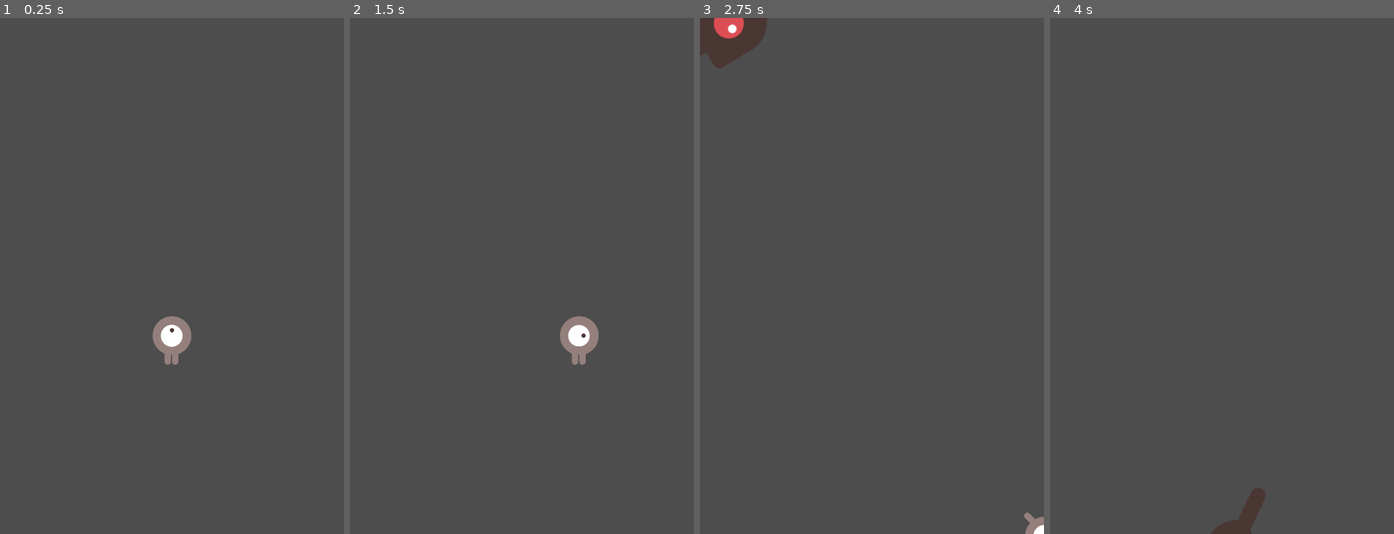
Above: before the commit, frames 1-4 (left to right).
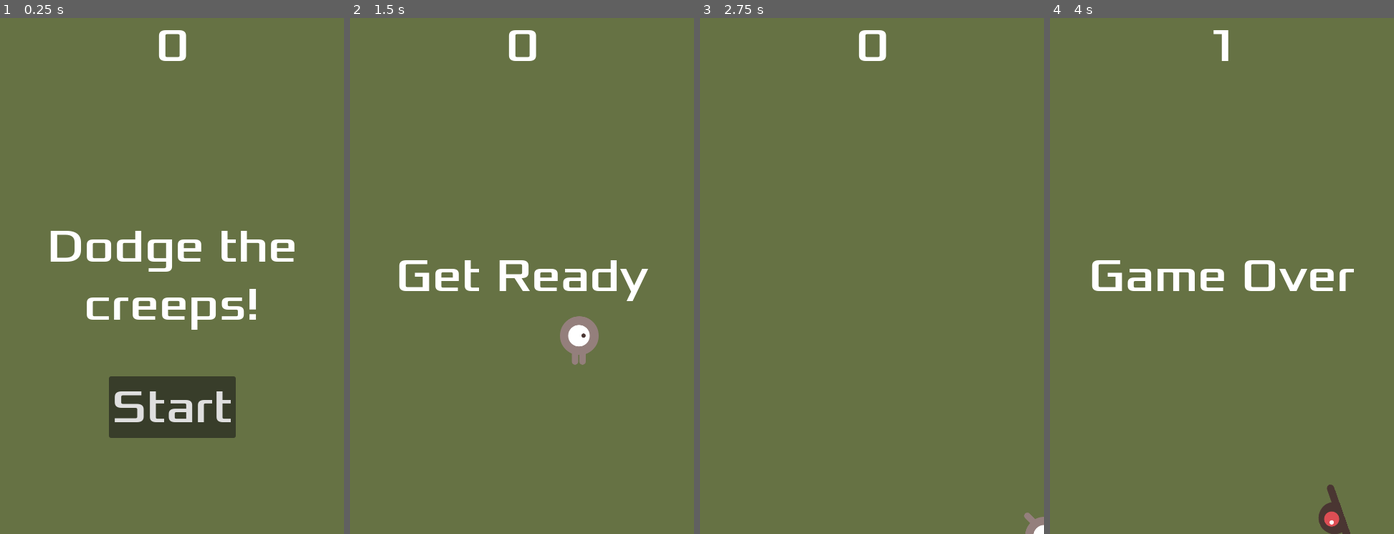
Above: after the commit, the same moments.

Repository: lasagnaphil/snugdc-godot-study
Game: Godot game, scene res://scenes/main.tscn
Same seed, same stepped clock (60 frames per second), same inputs: the game is played once before the commit and once after it.
Inputs (mouse positions are in pixels of both pictures, inside the frame that each line leads up to):
- Up to frame 1 (0.25 s): no input
- Up to frame 2 (1.5 s): click (522, 405) at 0.5 s, where only the run after the commit has a clickable "Start"; tap Enter at 1.25 s; hold Right (move_right) from 1.28 s (still down)
- Up to frame 3 (2.75 s): release Right (move_right) at 2.03 s; hold Down (move_down) from 2.03 s (still down)
- Up to frame 4 (4 s): release Down (move_down) at 2.78 s; hold Right (move_right) 2.78-3.53 s; hold Up (move_up) from 3.53 s (still down)

The runs differ from the first frame. In frame 1, 100% of the frame differs, in the area x 0-100%, y 0-100%; in frame 2, 99%; in frame 3, 100%; in frame 4, 100%.

Commit message:
Finished proj2

Diff:
--- a/proj2/project.godot
+++ b/proj2/project.godot
@@ -43,6 +43,11 @@
 "events": [Object(InputEventKey,"resource_local_to_scene":false,"resource_name":"","device":-1,"window_id":0,"alt_press …(182 unchanged characters)…
 ]
 }
+start_game={
+"deadzone": 0.5,
+"events": [Object(InputEventKey,"resource_local_to_scene":false,"resource_name":"","device":-1,"window_id":0,"alt_pressed":false,"shift_pressed":false,"ctrl_pressed":false,"meta_pressed":false,"pressed":false,"keycode":0,"physical_keycode":4194309,"key_label":0,"unicode":0,"echo":false,"script":null)
+]
+}
 
 [rendering]
 
--- a/proj2/scenes/main.tscn
+++ b/proj2/scenes/main.tscn
@@ -1,8 +1,12 @@
-[gd_scene load_steps=5 format=3 uid="uid://cbiubf3oatp4w"]
+[gd_scene load_steps=11 format=3 uid="uid://cbiubf3oatp4w"]
 
 [ext_resource type="Script" path="res://scripts/main.gd" id="1_cnhxp"]
 [ext_resource type="PackedScene" uid="uid://u78nar5nbb6b" path="res://scenes/player.tscn" id="1_kkpdb"]
 [ext_resource type="PackedScene" uid="uid://cchvqah8wee32" path="res://scenes/mob.tscn" id="2_c0xgp"]
+[ext_resource type="AudioStream" uid="uid://dba2m0nst2rmp" path="res://art/House In a Forest Loop.ogg" id="3_nc10e"]
+[ext_resource type="AudioStream" uid="uid://caoikejdlv6wx" path="res://art/gameover.wav" id="4_ey711"]
+[ext_resource type="FontFile" uid="uid://bat3xhgph5eg5" path="res://fonts/Xolonium-Regular.ttf" id="4_kln8d"]
+[ext_resource type="Script" path="res://scripts/hud.gd" id="4_xvrh7"]
 
 [sub_resource type="Curve2D" id="Curve2D_yocni"]
 _data = {
@@ -10,9 +14,29 @@
 }
 point_count = 5
 
+[sub_resource type="InputEventAction" id="InputEventAction_y7chg"]
+action = &"start_game"
+
+[sub_resource type="Shortcut" id="Shortcut_8klry"]
+events = [SubResource("InputEventAction_y7chg")]
+
 [node name="Main" type="Node"]
 script = ExtResource("1_cnhxp")
 mob_scene = ExtResource("2_c0xgp")
+
+[node name="ColorRect" type="ColorRect" parent="."]
+anchors_preset = 15
+anchor_right = 1.0
+anchor_bottom = 1.0
+grow_horizontal = 2
+grow_vertical = 2
+color = Color(0.4, 0.447059, 0.266667, 1)
+
+[node name="Music" type="AudioStreamPlayer" parent="."]
+stream = ExtResource("3_nc10e")
+
+[node name="DeathSound" type="AudioStreamPlayer" parent="."]
+stream = ExtResource("4_ey711")
 
 [node name="Player" parent="." instance=ExtResource("1_kkpdb")]
 
@@ -35,7 +59,65 @@
 position = Vector2(-2, -1)
 rotation = -0.00415798
 
+[node name="HUD" type="CanvasLayer" parent="."]
+script = ExtResource("4_xvrh7")
+
+[node name="ScoreLabel" type="Label" parent="HUD"]
+anchors_preset = 5
+anchor_left = 0.5
+anchor_right = 0.5
+offset_left = -22.5
+offset_right = 22.5
+offset_bottom = 81.0
+grow_horizontal = 2
+theme_override_fonts/font = ExtResource("4_kln8d")
+theme_override_font_sizes/font_size = 64
+text = "0"
+
+[node name="Message" type="Label" parent="HUD"]
+anchors_preset = 8
+anchor_left = 0.5
+anchor_top = 0.5
+anchor_right = 0.5
+anchor_bottom = 0.5
+offset_left = -174.0
+offset_top = -81.0
+offset_right = 174.0
+offset_bottom = 81.0
+grow_horizontal = 2
+grow_vertical = 2
+theme_override_fonts/font = ExtResource("4_kln8d")
+theme_override_font_sizes/font_size = 64
+text = "Dodge the
+creeps!"
+horizontal_alignment = 1
+vertical_alignment = 1
+
+[node name="StartButton" type="Button" parent="HUD"]
+anchors_preset = 7
+anchor_left = 0.5
+anchor_top = 1.0
+anchor_right = 0.5
+anchor_bottom = 1.0
+offset_left = -88.5
+offset_top = -220.0
+offset_right = 88.5
+offset_bottom = -134.0
+grow_horizontal = 2
+grow_vertical = 0
+theme_override_fonts/font = ExtResource("4_kln8d")
+theme_override_font_sizes/font_size = 64
+shortcut = SubResource("Shortcut_8klry")
+text = "Start"
+
+[node name="MessageTimer" type="Timer" parent="HUD"]
+wait_time = 2.0
+one_shot = true
+
 [connection signal="hit" from="Player" to="." method="_on_player_hit"]
 [connection signal="timeout" from="MobTimer" to="." method="_on_mob_timer_timeout"]
 [connection signal="timeout" from="ScoreTimer" to="." method="_on_score_timer_timeout"]
 [connection signal="timeout" from="StartTimer" to="." method="_on_start_timer_timeout"]
+[connection signal="start_game" from="HUD" to="." method="new_game"]
+[connection signal="pressed" from="HUD/StartButton" to="HUD" method="_on_start_button_pressed"]
+[connection signal="timeout" from="HUD/MessageTimer" to="HUD" method="_on_message_timer_timeout"]
--- a/proj2/scenes/mob.tscn
+++ b/proj2/scenes/mob.tscn
@@ -45,15 +45,16 @@
 }]
 
 [sub_resource type="CapsuleShape2D" id="CapsuleShape2D_h4uby"]
-radius = 48.0
-height = 134.0
+radius = 24.0
+height = 68.0
 
-[node name="RigidBody2D" type="RigidBody2D"]
+[node name="RigidBody2D" type="RigidBody2D" groups=["mobs"]]
 collision_mask = 0
 gravity_scale = 0.0
 script = ExtResource("1_26e5s")
 
 [node name="AnimatedSprite2D" type="AnimatedSprite2D" parent="."]
+scale = Vector2(0.5, 0.5)
 sprite_frames = SubResource("SpriteFrames_c2kkd")
 animation = &"walk"
 
@@ -62,7 +63,7 @@
 shape = SubResource("CapsuleShape2D_h4uby")
 
 [node name="VisibleOnScreenNotifier2D" type="VisibleOnScreenNotifier2D" parent="."]
-position = Vector2(0, 0.499996)
-scale = Vector2(6.7, 4.85)
+position = Vector2(1.90735e-06, 9.53674e-07)
+scale = Vector2(3.4, 2.4)
 
 [connection signal="screen_exited" from="VisibleOnScreenNotifier2D" to="." method="_on_visible_on_screen_notifier_2d_screen_exited"]
--- /dev/null
+++ b/proj2/scripts/hud.gd
@@ -0,0 +1,28 @@
+extends CanvasLayer
+
+signal start_game
+
+func show_message(text):
+	$Message.text = text
+	$Message.show()
+	$MessageTimer.start()
+
+func show_game_over():
+	show_message("Game Over")
+	await $MessageTimer.timeout
+
+	$Message.text = "Dodge the\nCreeps!"
+	$Message.show()
+
+	await get_tree().create_timer(1.0).timeout
+	$StartButton.show()
+
+func update_score(score):
+	$ScoreLabel.text = str(score)
+
+func _on_start_button_pressed():
+	$StartButton.hide()
+	start_game.emit()
+
+func _on_message_timer_timeout():
+	$Message.hide()
--- a/proj2/scripts/main.gd
+++ b/proj2/scripts/main.gd
@@ -3,20 +3,25 @@
 @export var mob_scene: PackedScene
 var score
 
-func _ready():
-	new_game()
-
 func game_over():
 	$ScoreTimer.stop()
 	$MobTimer.stop()
+	$HUD.show_game_over()
+	$Music.stop()
+	$DeathSound.play()
 
 func new_game():
 	score = 0
 	$Player.start($StartPosition.position)
 	$StartTimer.start()
+	$HUD.update_score(score)
+	$HUD.show_message("Get Ready")
+	get_tree().call_group("mobs", "queue_free")
+	$Music.play()
 
 func _on_score_timer_timeout():
 	score += 1
+	$HUD.update_score(score)
 
 func _on_start_timer_timeout():
 	$MobTimer.start()
--- a/proj2/scripts/player.gd
+++ b/proj2/scripts/player.gd
@@ -7,7 +7,7 @@
 
 func _ready():
 	screen_size = get_viewport_rect().size
-	# hide()
+	hide()
 
 func _process(delta):
 	var velocity = Vector2.ZERO
